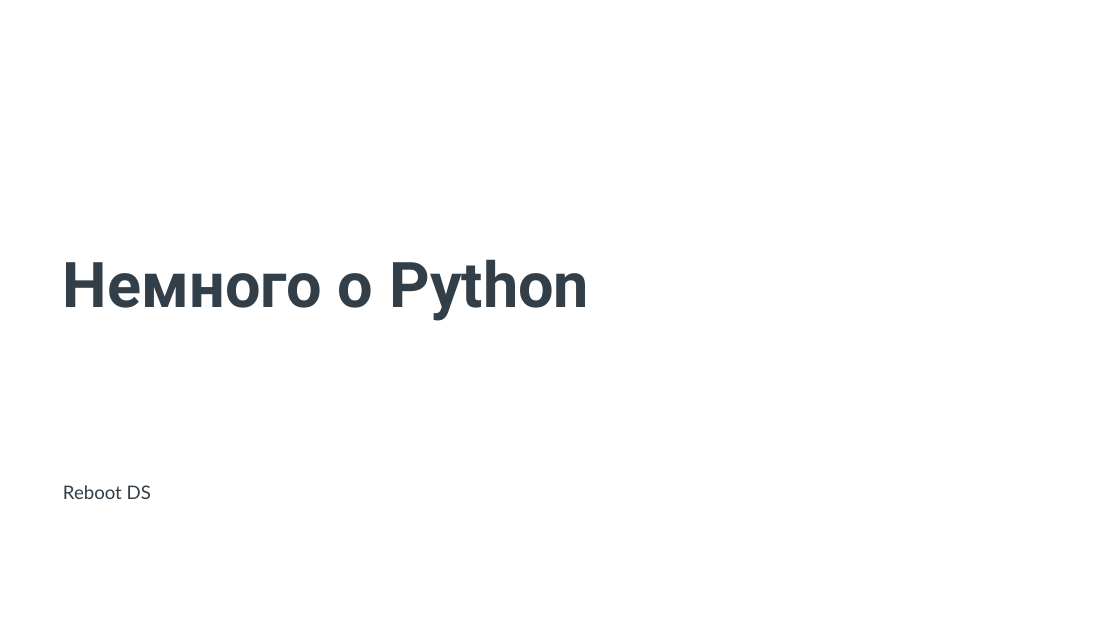
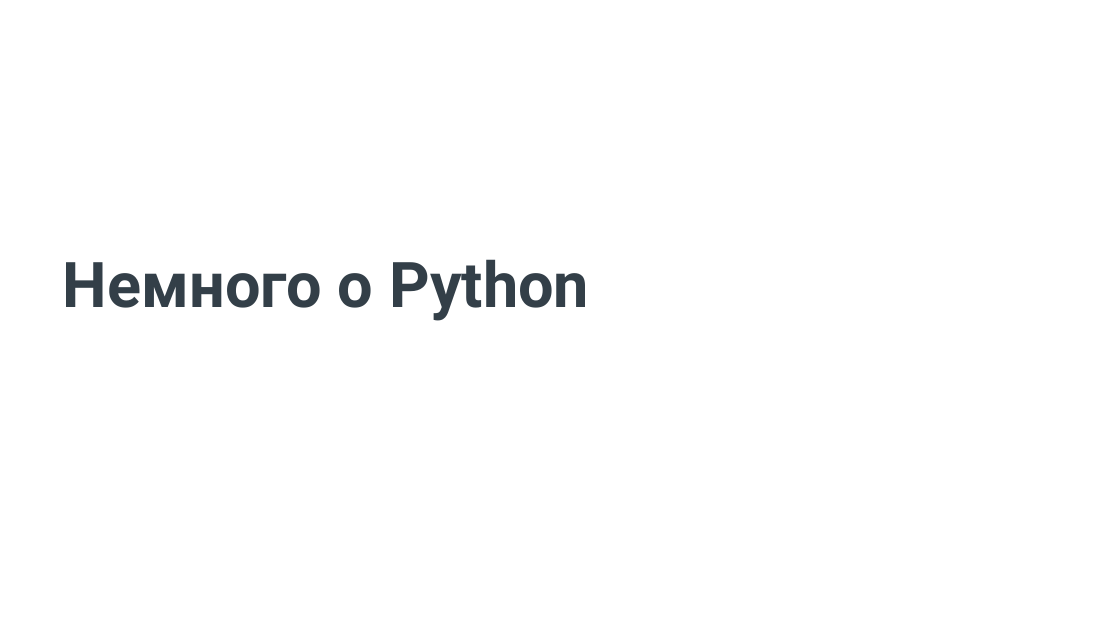
Before and after one commit to pytosha/new-python-repo, a slide deck: slide 1 of Lesson2/lesson2_python.pptx. Drawn at 1120x630 pixels with LibreOffice and Linux fonts; fonts in the diff are those of the drawing; background and template pictures are left out. Boxes give left, top, right and bottom in pixels: in the first picture for what was removed or moved away, otherwise in the second. Text is boxed around its words. In the diff, an @@ line names an element or a change of style, - is before the commit and + after.

```diff
--- a/Lesson2/lesson2_python.pptx
+++ b/Lesson2/lesson2_python.pptx
@@ text removed at (x1=63, y1=485, x2=151, y2=499) @@
-Reboot DS
```
Also in this commit, not shown: 11 other files.
